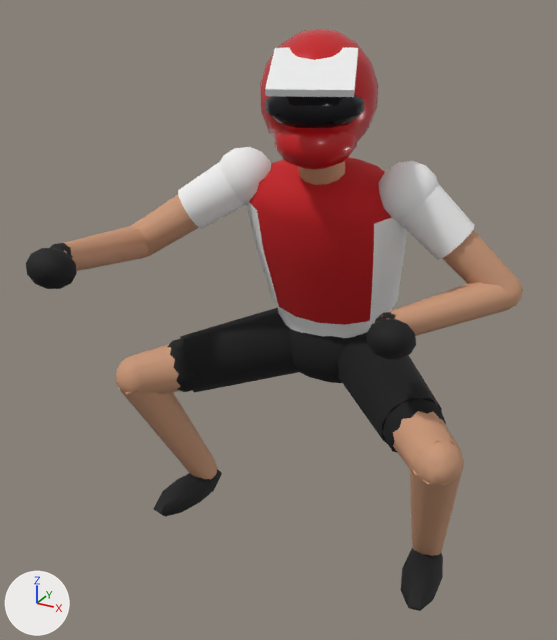
An edit to the glTF model Saver/src/jetrace/rider8.glb, drawn before and after from the same camera.
Before and after are seen from a 50 mm camera at (0.687, -1.529, 0.859) aimed at (-0.011, -0.259, 0.225). Lighting does not change. The marker at lower left points along +X, +Y and +Z. The picture after the commit comes second. Where no turn or scale is listed for an object, it has been applied to the vertices.

The older version as bpy lines, for what is in view:
```python
ob_forearm_l = bpy.data.objects.new('ForeArm_L', me_forearm_l)
ob_forearm_l.parent = ob_upperarm_l
ob_forearm_l.location = (0.0, 0.0, -0.27)
ob_forearm_l.rotation_euler = (0.548, 2.159, 1.596)  # degrees (31, 124, 91)
ob_forearm_r = bpy.data.objects.new('ForeArm_R', me_forearm_r)
ob_forearm_r.parent = ob_upperarm_r
ob_forearm_r.location = (0.0, 0.0, -0.27)
ob_forearm_r.rotation_euler = (-1.09, -0.927, -0.273)  # degrees (-62, -53, -16)
ob_hand_l = bpy.data.objects.new('Hand_L', me_hand_l)
ob_hand_l.parent = ob_forearm_l
ob_hand_l.location = (0.0, 0.0, -0.252)
ob_hand_l.rotation_euler = (0.504, -1.022, -0.0216)  # degrees (29, -59, -1.2)
ob_hand_r = bpy.data.objects.new('Hand_R', me_hand_r)
ob_hand_r.parent = ob_forearm_r
ob_hand_r.location = (0.0, 0.0, -0.252)
ob_hand_r.rotation_euler = (1.261, -0.405, 0.205)  # degrees (72, -23, 12)
ob_head = bpy.data.objects.new('Head', me_head)
ob_head.parent = ob_spine
ob_head.location = (0.0, -0.0108, 0.486)
ob_head.rotation_euler = (-0.251, 0.0544, 0.209)  # degrees (-14, 3.1, 12)
ob_shin_r = bpy.data.objects.new('Shin_R', me_shin_r)
ob_shin_r.location = (-0.355, -0.305, 0.028)
ob_spine = bpy.data.objects.new('Spine', me_spine)
ob_spine.parent = ob_hips
ob_spine.location = (0.0, 0.0, 0.027)
ob_spine.rotation_euler = (0.374, 0.0159, 0.157)  # degrees (21, 0.9, 9)
ob_upperarm_l = bpy.data.objects.new('UpperArm_L', me_upperarm_l)
ob_upperarm_l.parent = ob_spine
ob_upperarm_l.location = (0.171, 0.0, 0.396)
ob_upperarm_l.rotation_euler = (-0.323, -0.835, 0.155)  # degrees (-19, -48, 8.9)
ob_upperarm_r = bpy.data.objects.new('UpperArm_R', me_upperarm_r)
ob_upperarm_r.parent = ob_spine
ob_upperarm_r.location = (-0.171, 0.0, 0.396)
ob_upperarm_r.rotation_euler = (-1.059, 0.62, -0.731)  # degrees (-61, 36, -42)
# also in view: 'Thigh_R' at (-0.207, -0.15, 0.064); 'Foot_L' at (0.315, -0.188, -0.35); 'Shin_L' at (0.337, -0.224, -0.136); 'Foot_R' at (-0.315, -0.188, -0.35); 'Hips' at (0.0, 0.0, 0.081)
```
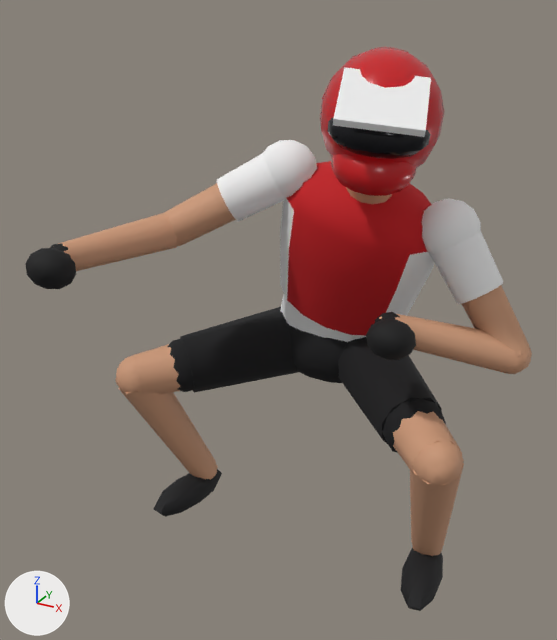
Where the change shows, as pixel boxes (x1, y1, x2, y2) in the pictures (557 x 640 px):
'Spine', turned
    before: (247, 157, 407, 338)
    after: (280, 161, 435, 342)
'Head', turned
    before: (260, 29, 378, 170)
    after: (320, 47, 444, 196)
'UpperArm_L', turned
    before: (378, 161, 522, 309)
    after: (421, 198, 531, 374)
'UpperArm_R', turned
    before: (131, 147, 271, 256)
    after: (164, 140, 317, 248)
'ForeArm_L', turned
    before: (377, 279, 523, 336)
    after: (379, 314, 532, 374)
'ForeArm_R', turned
    before: (64, 225, 149, 271)
    after: (58, 213, 179, 271)
'Hand_R', turned
    before: (26, 243, 77, 289)
    after: (25, 243, 76, 289)
'Hand_L', turned
    before: (366, 312, 416, 359)
    after: (366, 312, 416, 360)

The edits, one by one:
Object 'Spine' (ob_spine) turns from (21, 0.9, 9) to (24, 16, 9.3) degrees about x, y and z.
Object 'Head' (ob_head) turns from (-14, 3.1, 12) to (-14, -4.3, 14) degrees about x, y and z.
Object 'UpperArm_L' (ob_upperarm_l) turns from (-19, -48, 8.9) to (-37, -47, 17) degrees about x, y and z.
Object 'ForeArm_L' (ob_forearm_l) turns from (31, 124, 91) to (7, 130, 55) degrees about x, y and z.
Object 'Hand_L' (ob_hand_l) turns from (29, -59, -1.2) to (95, -82, -83) degrees about x, y and z.
Object 'UpperArm_R' (ob_upperarm_r) turns from (-61, 36, -42) to (-58, 24, -36) degrees about x, y and z.
Object 'ForeArm_R' (ob_forearm_r) turns from (-62, -53, -16) to (-42, -25, -21) degrees about x, y and z.
Object 'Hand_R' (ob_hand_r) turns from (72, -23, 12) to (56, -42, -2.2) degrees about x, y and z.
